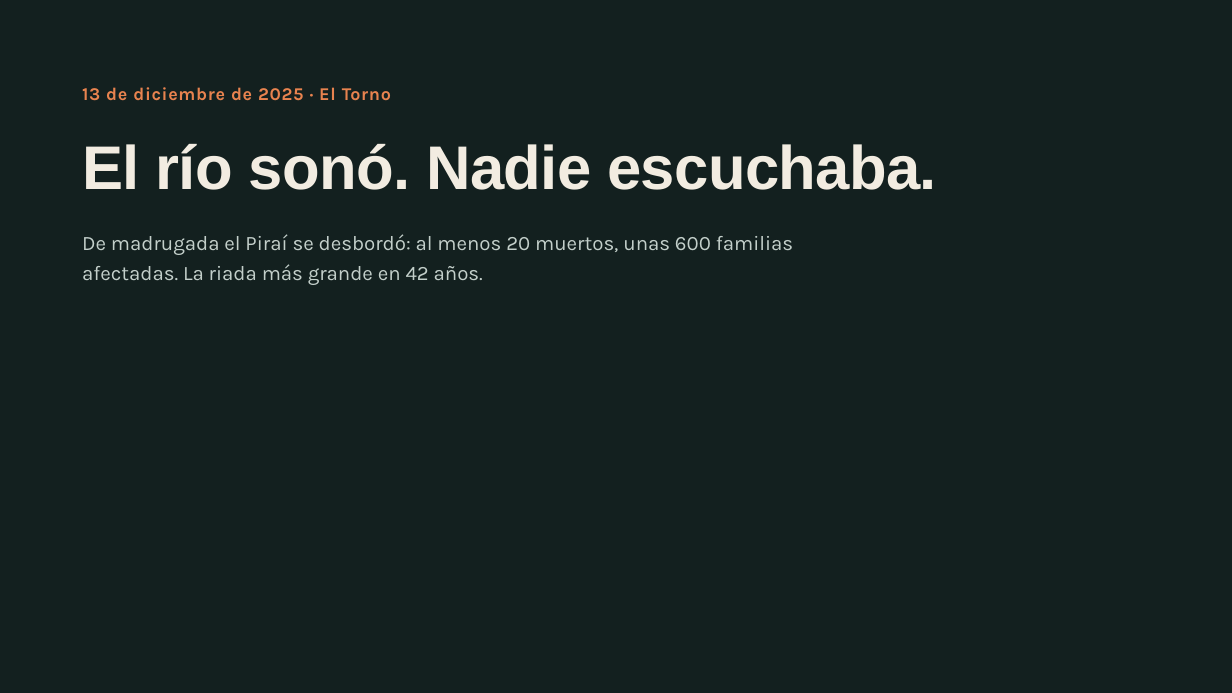
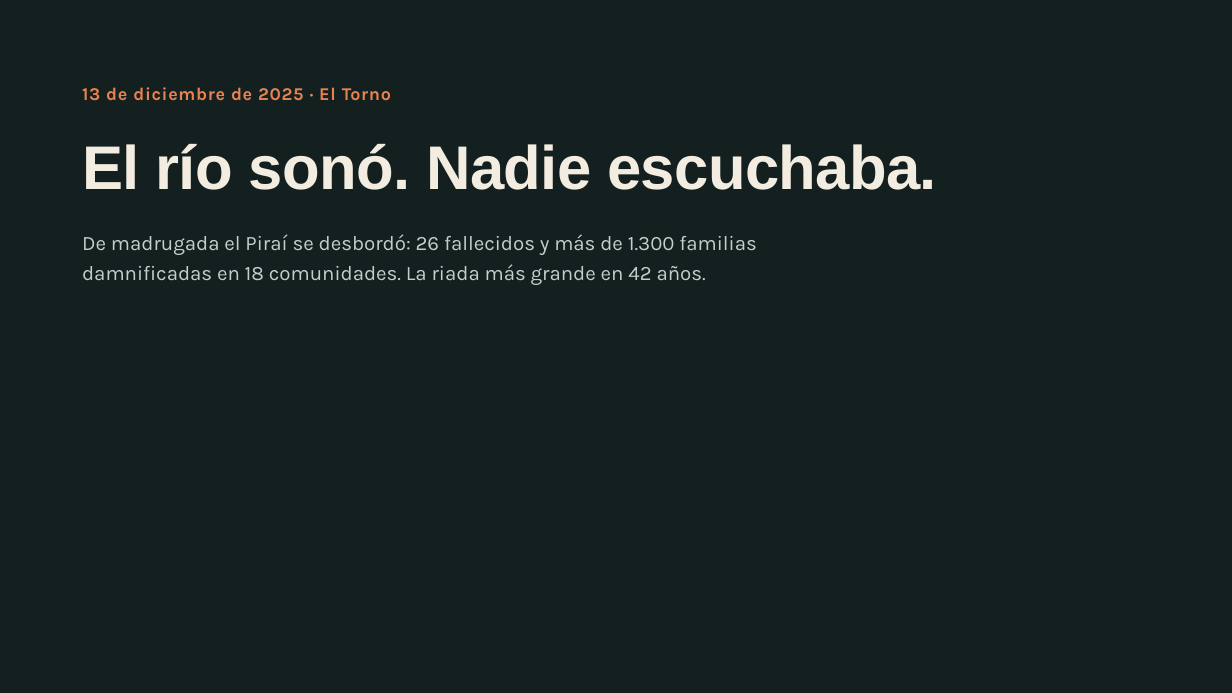
Before and after one commit to NeckHurtttt/birria-tech, a slide deck: slide 2 of El Río Suena · Pitch.pptx. Drawn at 1232x693 pixels with LibreOffice and Linux fonts; fonts in the diff are those of the drawing; background and template pictures are left out. Boxes give left, top, right and bottom in pixels: in the first picture for what was removed or moved away, otherwise in the second. Text is boxed around its words. In the diff, an @@ line names an element or a change of style, - is before the commit and + after.

```diff
--- a/El Río Suena · Pitch.pptx
+++ b/El Río Suena · Pitch.pptx
@@ text at [82, 234, 756, 285]: text changed @@
-De madrugada el Piraí se desbordó: al menos 20 muertos, unas 600 familias afectadas. La riada más grande en 42 años.
+De madrugada el Piraí se desbordó: 26 fallecidos y más de 1.300 familias damnificadas en 18 comunidades. La riada más grande en 42 años.
```
Also in this commit, not shown: 2 slides added.
